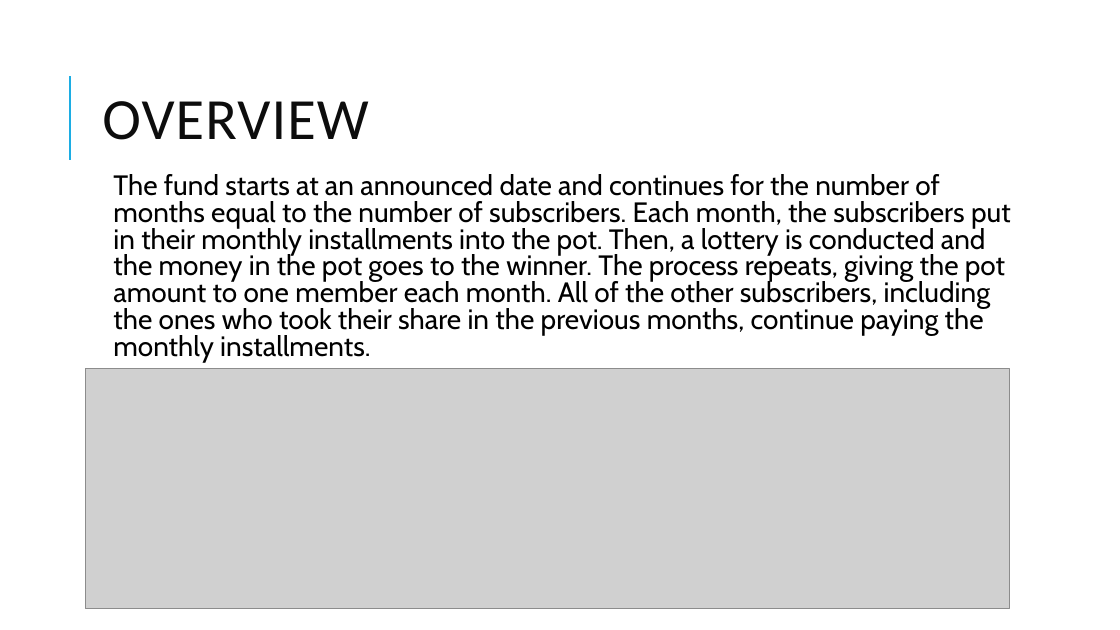
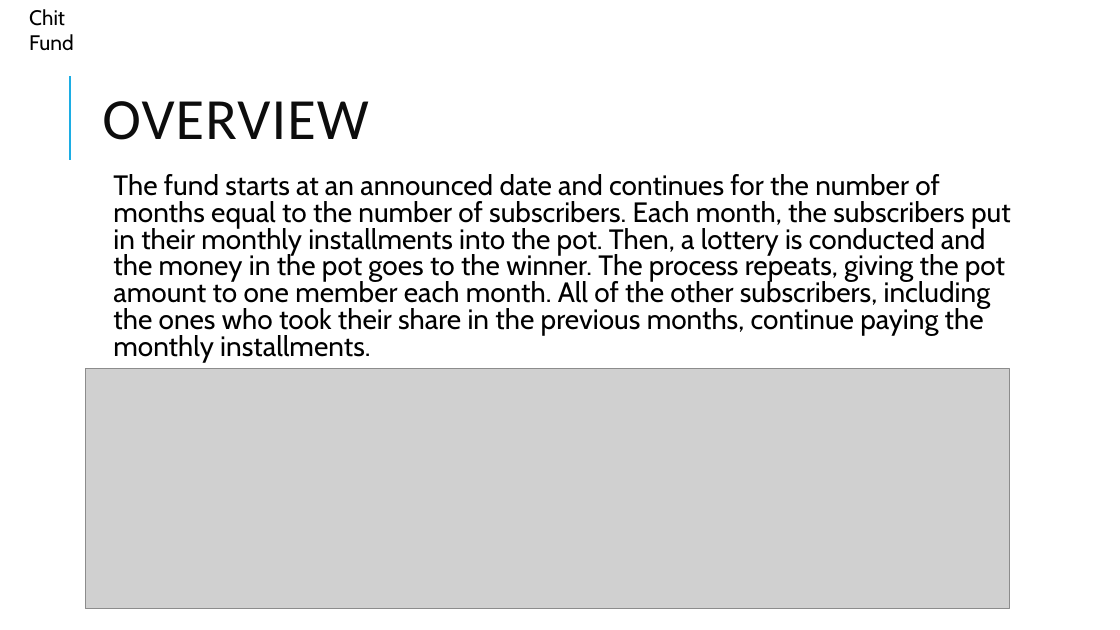
Before and after one commit to Harman-singh-waraich/Chit-Fund, a slide deck: slide 2 of Chit Fund.pptx. Drawn at 1120x630 pixels with LibreOffice and Linux fonts; fonts in the diff are those of the drawing; grey boxes stand for pictures. Boxes give left, top, right and bottom in pixels: in the first picture for what was removed or moved away, otherwise in the second. Text is boxed around its words. In the diff, an @@ line names an element or a change of style, - is before the commit and + after.

```diff
--- a/Chit Fund.pptx
+++ b/Chit Fund.pptx
@@ text added at box(29, 9, 74, 50), 18 pt, text #000000 @@
+Chit Fund
```
Also in this commit, not shown: 3 other slides changed, 1 slide added, 1 other file.
